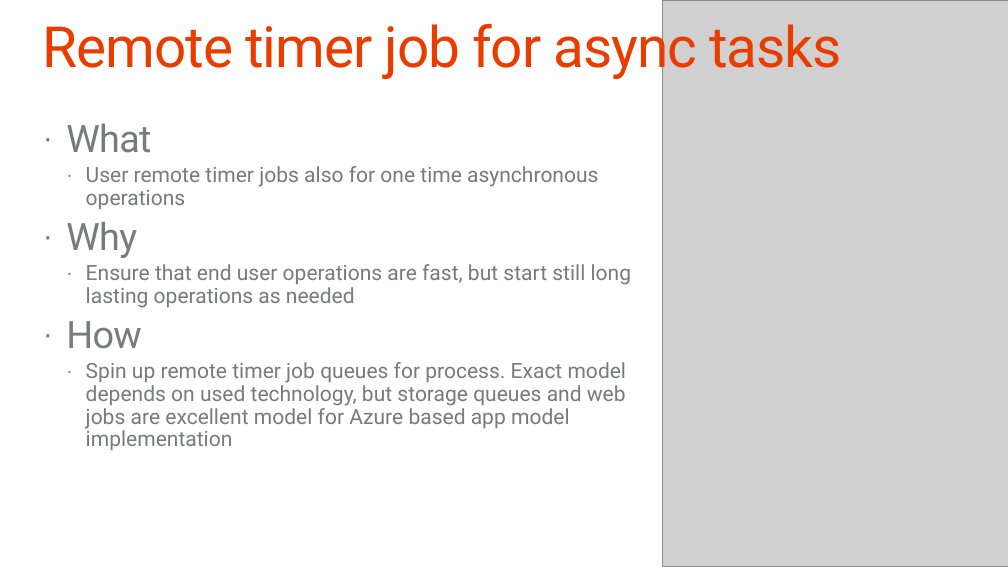
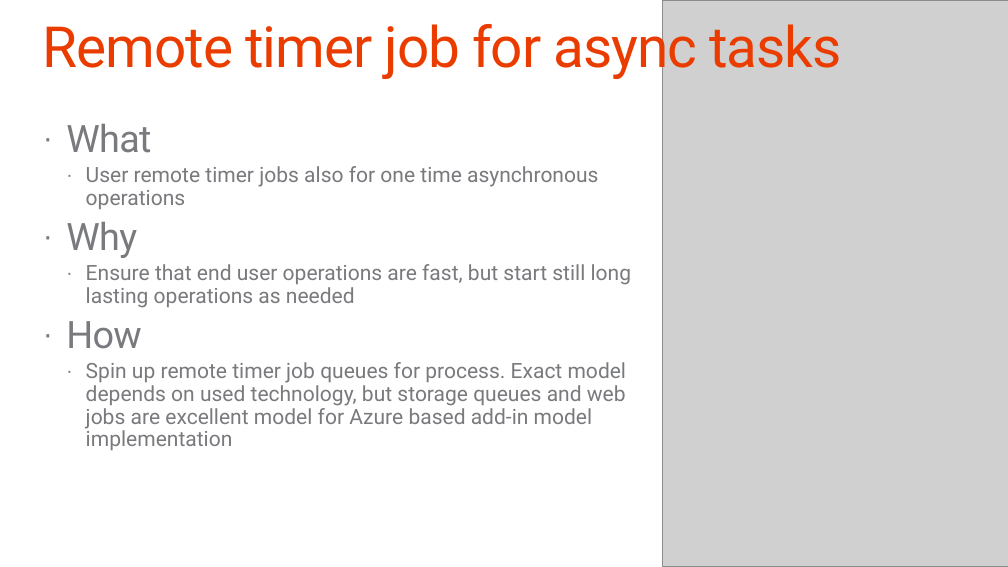
Before and after one commit to fabbbiob/TrainingContent, a slide deck: slide 14 of O3658/05 Using Remote Event Receivers and Remote Timer Jobs/5_RemoteTimersEvents.pptx. Drawn at 1008x567 pixels with LibreOffice and Linux fonts; fonts in the diff are those of the drawing; grey boxes stand for pictures; background and template pictures are left out. Boxes give left, top, right and bottom in pixels: in the first picture for what was removed or moved away, otherwise in the second. Text is boxed around its words. In the diff, an @@ line names an element or a change of style, - is before the commit and + after.

```diff
--- a/O3658/05 Using Remote Event Receivers and Remote Timer Jobs/5_RemoteTimersEvents.pptx
+++ b/O3658/05 Using Remote Event Receivers and Remote Timer Jobs/5_RemoteTimersEvents.pptx
@@ text at bbox=[86, 362, 627, 450]: text changed @@
-  · Spin up remote timer job queues for process. Exact model depends on used technology, but storage queues and web jobs are excellent model for Azure based app model implementation
+  · Spin up remote timer job queues for process. Exact model depends on used technology, but storage queues and web jobs are excellent model for Azure based add-in model implementation
```
Also in this commit, not shown: 16 other slides changed, 1 slide added, 1 slide removed, 6 other files.
